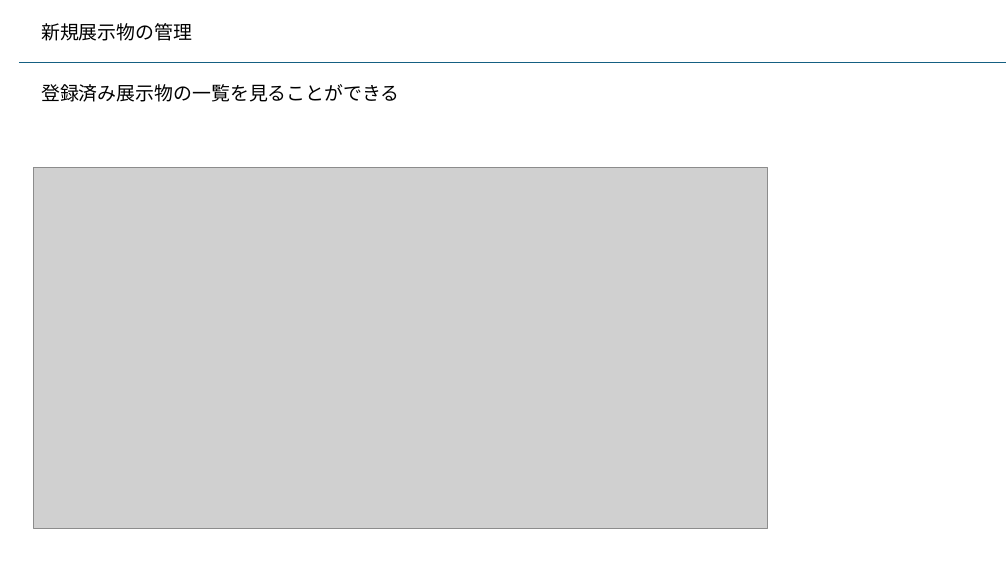
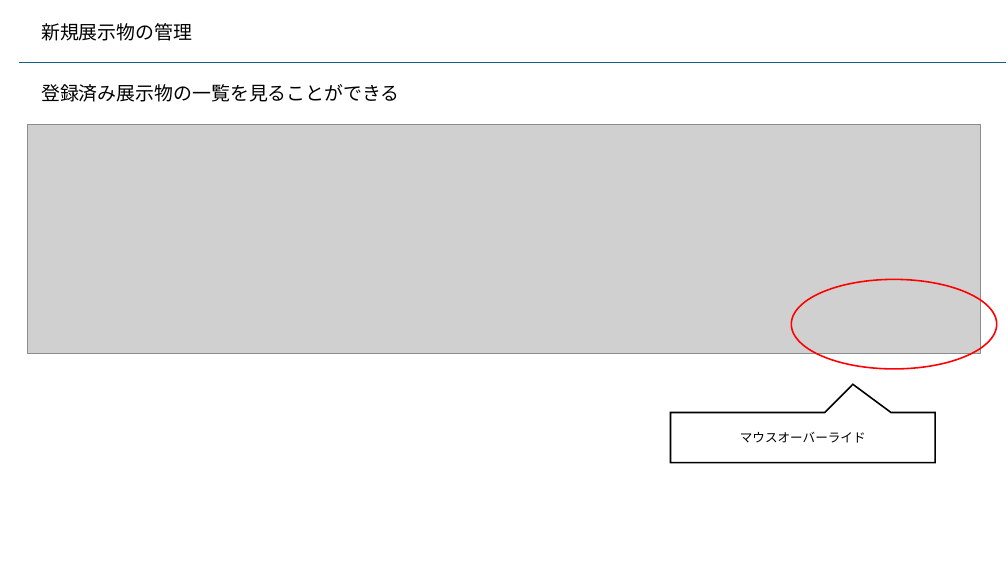
Before and after one commit to kaze-lab/museum_app_proj, a slide deck: slide 35 of 展示物アプリ仕様.pptx. Drawn at 1008x567 pixels with LibreOffice and Linux fonts; fonts in the diff are those of the drawing; grey boxes stand for pictures. Boxes give left, top, right and bottom in pixels: in the first picture for what was removed or moved away, otherwise in the second. Text is boxed around its words. In the diff, an @@ line names an element or a change of style, - is before the commit and + after.

```diff
--- a/展示物アプリ仕様.pptx
+++ b/展示物アプリ仕様.pptx
@@ picture added at [27,124,980,353] @@
@@ picture removed at [34,167,768,528] @@
@@ ellipse added at [792,280,997,369], outline #FF0000 1.5 pt @@
@@ speech box added at [671,413,935,463], outline #000000 1.5 pt, 12 pt, text #000000 @@
+マウスオーバーライド
```
Also in this commit, not shown: 3 other slides changed, 4 other files.
